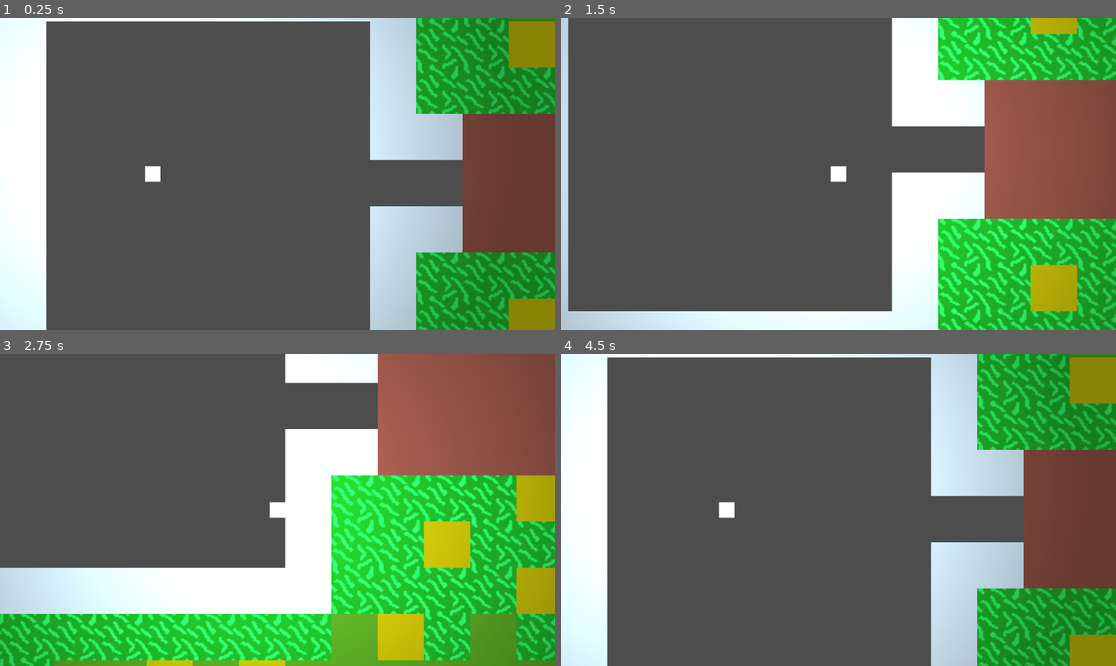
Above: before the commit, frames 1-4 (two rows, left to right).
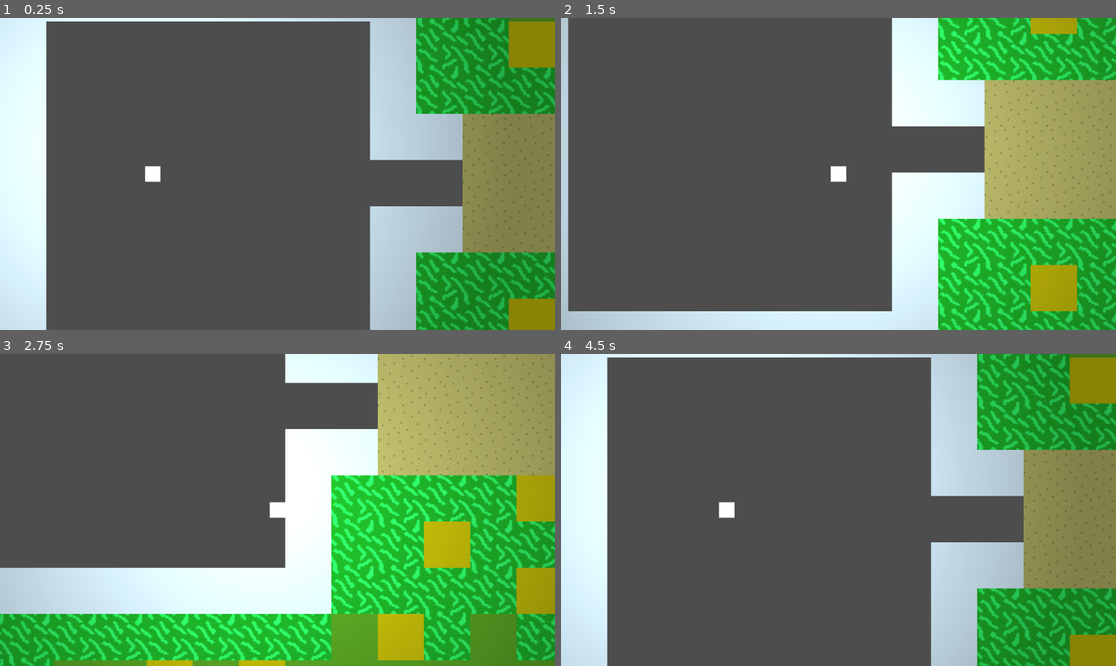
Above: after the commit, the same moments.

Repository: zznyjidi/2024-hackclub-gamejam
Game: Godot game, scene res://main.tscn
The game is run twice, just before and just after one commit, with the same random seed, the same clock (stepped at 60 frames per second) and the same inputs.
Inputs:
- Up to frame 1 (0.25 s): no input
- Up to frame 2 (1.5 s): tap Enter at 0.5 s; hold D (Player_Move_RIGHT) 0.53-1.28 s; hold Shift (Player_Move_RUN) 0.53-1.28 s; hold S (Player_Move_DOWN) from 1.28 s (still down); tap Shift (Player_Move_RUN) at 1.35 s
- Up to frame 3 (2.75 s): release S (Player_Move_DOWN) at 2.03 s; hold D (Player_Move_RIGHT) from 2.03 s (still down); hold Shift (Player_Move_RUN) from 2.03 s (still down)
- Up to frame 4 (4.5 s): tap Space at 2.75 s; release D (Player_Move_RIGHT) at 2.78 s; release Shift (Player_Move_RUN) at 2.78 s; hold W (Player_Move_UP) 2.78-3.53 s; tap Shift (Player_Move_RUN) at 2.85, 4.35 s; hold Shift (Player_Move_RUN) 3.53-4.28 s; hold A (Player_Move_LEFT) from 3.53 s (still down)

The runs differ from the first frame. In frame 1, 8.2% of the frame differs, in the area x 0-100%, y 0-76%; in frame 2, 11%; in frame 3, 13%, in the area x 28-100%, y 0-84%; in frame 4, 8.1%.

Commit message:
Add tile 17-20

Diff:
--- a/assets/maps-tile.tres
+++ b/assets/maps-tile.tres
@@ -23,6 +23,10 @@
 1:3/0 = 0
 2:3/0 = 0
 3:3/0 = 0
+0:4/0 = 0
+1:4/0 = 0
+2:4/0 = 0
+3:4/0 = 0
 
 [resource]
 tile_size = Vector2i(32, 32)
--- a/project.godot
+++ b/project.godot
@@ -35,6 +35,10 @@
 ]
 }
 
+[autoload]
+
+Database="*res://scripts/database.gd"
+
 [dotnet]
 
 project/assembly_name="2024-hackclub-gamejam"
--- /dev/null
+++ b/scenes/enemy.tscn
@@ -0,0 +1,14 @@
+[gd_scene load_steps=3 format=3 uid="uid://cecgfyus76o41"]
+
+[ext_resource type="Texture2D" uid="uid://ceussx108idk3" path="res://assets/enemy.png" id="1_82yl2"]
+
+[sub_resource type="RectangleShape2D" id="RectangleShape2D_81tgh"]
+size = Vector2(32, 32)
+
+[node name="Enemy" type="CharacterBody2D"]
+
+[node name="Sprite2D" type="Sprite2D" parent="."]
+texture = ExtResource("1_82yl2")
+
+[node name="CollisionShape2D" type="CollisionShape2D" parent="."]
+shape = SubResource("RectangleShape2D_81tgh")
--- a/scenes/player.tscn
+++ b/scenes/player.tscn
@@ -30,5 +30,6 @@
 
 [node name="PointLight2D" type="PointLight2D" parent="."]
 scale = Vector2(27.4375, 27.4062)
+energy = 0.75
 shadow_enabled = true
 texture = SubResource("GradientTexture2D_ddnuv")
--- /dev/null
+++ b/scripts/database.gd
@@ -0,0 +1,3 @@
+extends Node
+
+var playerPosition = Vector2(0, 0)
Binary file added: assets/enemy.png
Not shown, added: assets/enemy.png.import
Not shown: 1 places in assets/maps-tile.tres that only renumber resources
Binary file changed: assets/spritsheet.png
Not shown, added: raw-assets/normalroad2.png.import
Not shown, added: raw-assets/normalroadleft5.png.import
Not shown, added: raw-assets/normalroadright2.png.import
Binary file changed: raw-assets/spritesheet.aseprite
